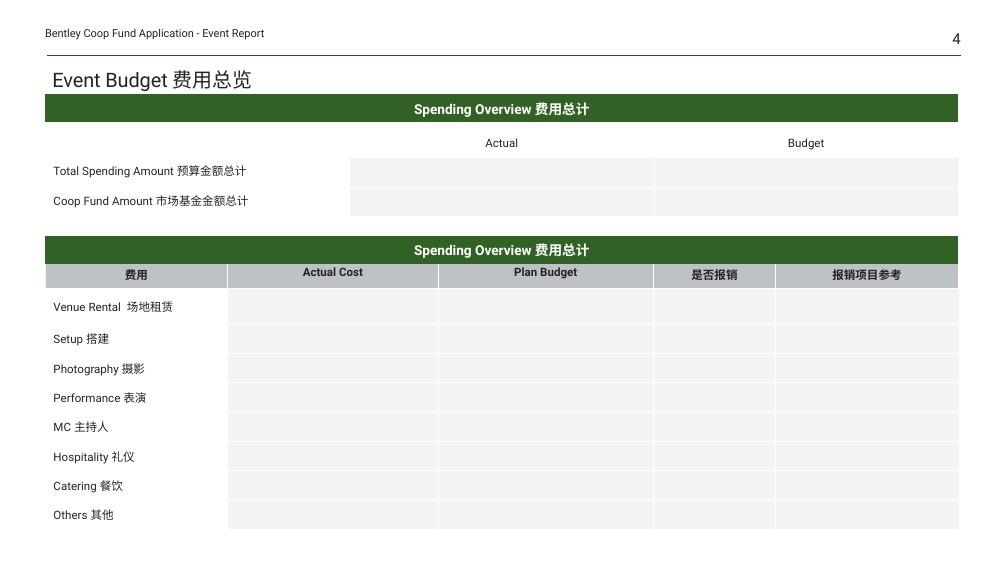
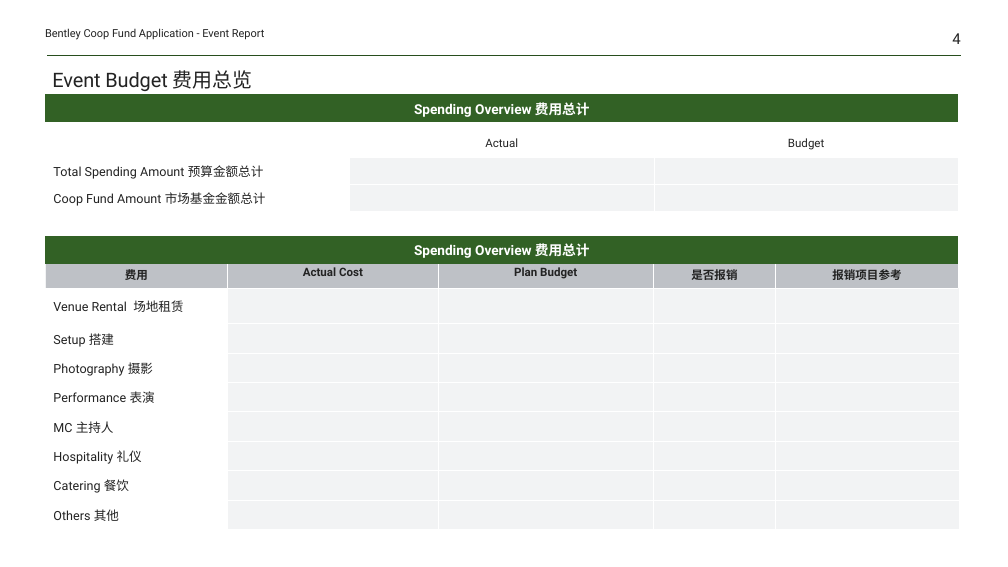
Before and after one commit to Yrtech-Tony/com.yrtech.Bentley.API.Upgrade, a slide deck: slide 4 of com.yrtech.bentleyAPI/com.yrtech.InventoryAPI/template/ReportOffLine.pptx. Drawn at 1008x567 pixels with LibreOffice and Linux fonts; fonts in the diff are those of the drawing. Boxes give left, top, right and bottom in pixels: in the first picture for what was removed or moved away, otherwise in the second. Text is boxed around its words. In the diff, an @@ line names an element or a change of style, - is before the commit and + after.

```diff
--- a/com.yrtech.bentleyAPI/com.yrtech.InventoryAPI/template/ReportOffLine.pptx
+++ b/com.yrtech.bentleyAPI/com.yrtech.InventoryAPI/template/ReportOffLine.pptx
@@ table at <box>45,129,960,210</box> @@
@@ size 11 to 12 pt in "Total Spending Amount 预算金额总计", "Coop Fund Amount 市场基金金额总计" @@
@@ table at <box>45,262,960,529</box> @@
@@ size 11 to 12 pt in "Venue Rental 场地租赁", "Setup 搭建", "Photography 摄影", "Performance 表演" and 4 more places @@
@@ font Noto Sans CJK SC to Roboto in "场地租赁", "搭建", "摄影", "表演" and 4 more places @@
```
Also in this commit, not shown: 3 other slides changed, 5 other files.
